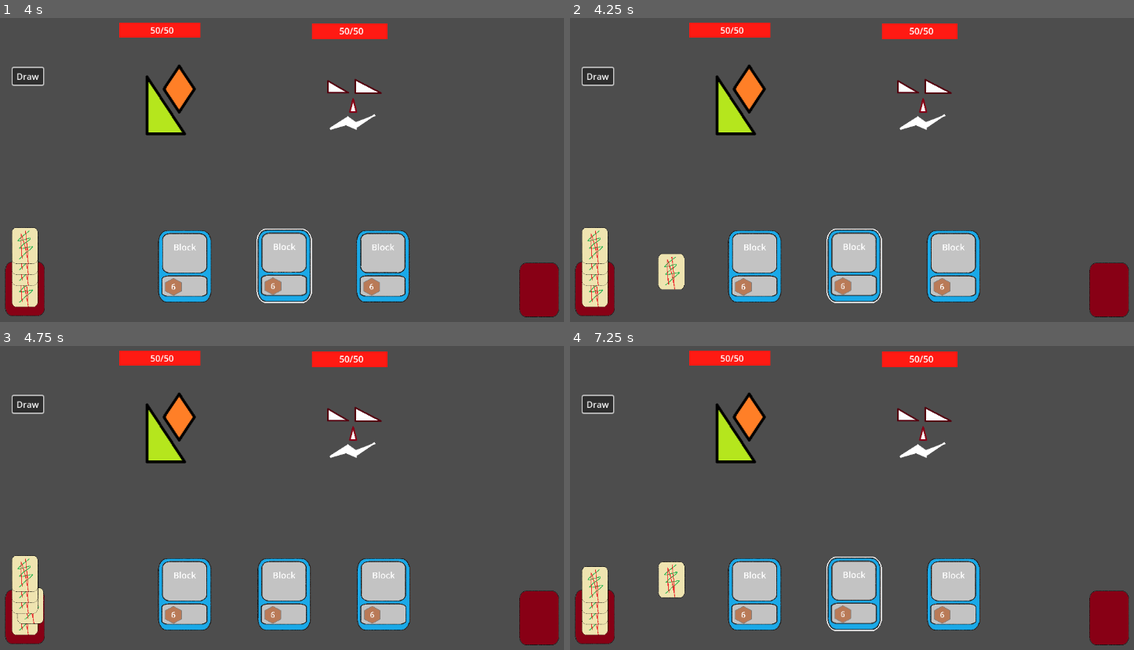
Above: before the commit, frames 1-4 (two rows, left to right).
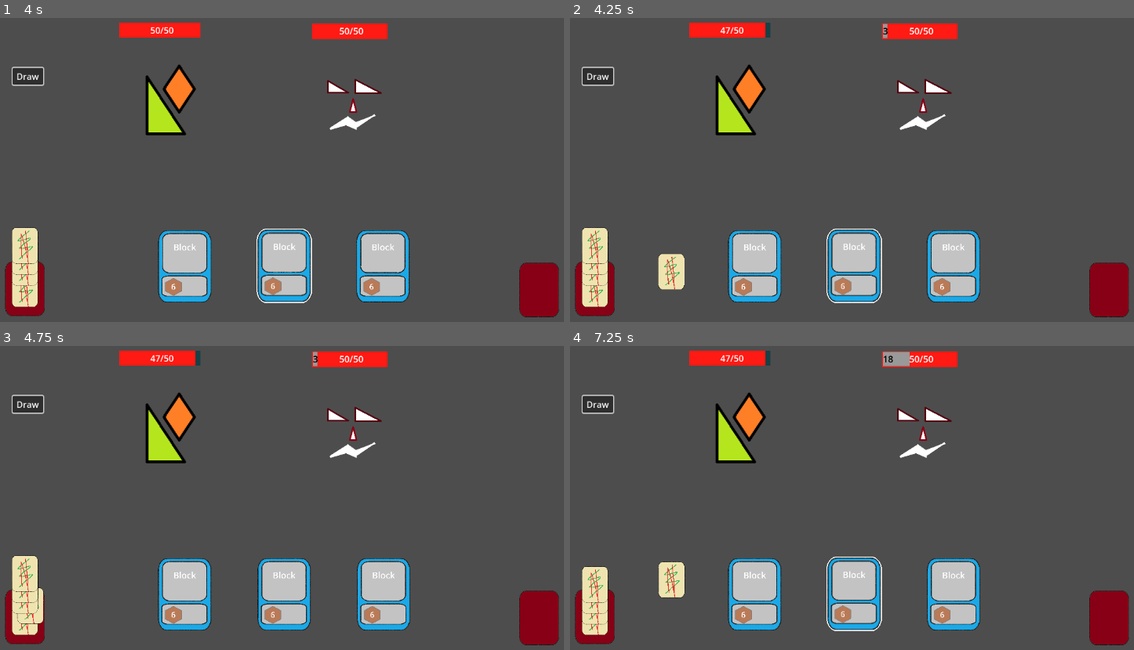
Above: after the commit, the same moments.

Repository: HartThomas/Roguelike-Ideas
Game: Godot game, scene res://main.tscn
Two runs of this game, one before a commit and one after it. Both use one fixed random seed, a clock stepped at 60 frames per second and the inputs below.
Inputs (mouse positions are in pixels of both pictures, inside the frame that each line leads up to):
- Up to frame 1 (4 s): tap Enter at 0.5 s; drag from (293, 112) to (344, 97) at 0.52 s; click "Draw" at 1.25 s; click "Draw" at 2 s; click "Draw" at 2.75 s; drag from (22, 288) to (282, 267) at 3.52 s
- Up to frame 2 (4.25 s): no input
- Up to frame 3 (4.75 s): move the mouse to (101, 598) at 4.27 s; click (101, 598) at 4.42 s
- Up to frame 4 (7.25 s): drag from (592, 595) to (953, 595) at 5.02 s; drag from (699, 583) to (953, 595) at 5.77 s; drag from (592, 574) to (852, 595) at 6.52 s

Frame 1 is identical in both runs. In frame 2, 0.1% of the frame differs, in the area x 26-57%, y 1-7%; in frame 3, 0.1%; in frame 4, 0.3%, in the area x 26-61%, y 1-7%.

Commit message:
Add enemy action and enemy resource

Diff:
--- a/battle.gd
+++ b/battle.gd
@@ -4,10 +4,13 @@
 var deck : Array = []
 var depleted : Array = []
 signal battle_over
+var enemy : Enemy
 
 # Called when the node enters the scene tree for the first time.
 func _ready() -> void:
 	$Card.queue_free()
+	var new_enemy = load("res://resources/triangle.tres")
+	enemy = new_enemy
 	hide()
 
 # Called every frame. 'delta' is the elapsed time since the previous frame.
@@ -32,6 +35,7 @@
 		clicked.is_dragging = false
 	clickedArray.clear()
 	if not card.in_hand and hand.has(card):
+		print({'attack':card.card_info.attack, 'block':card.card_info.block})
 		edit_enemy_health(card.card_info.attack)
 		edit_player_block(card.card_info.block)
 		depleted.append(card)
@@ -40,6 +44,14 @@
 		arrange_hand_positions()
 		if BattleManager.enemy_health <= 0:
 			battle_over.emit()
+	var enemy_action = enemy.which_action_shall_i_take()
+	print(enemy_action)
+	if enemy_action.has('hit'):
+		edit_player_health(enemy_action.get('hit'))
+	if enemy_action.has('heal'):
+		edit_enemy_health(-enemy_action.get('heal'))
+	if enemy_action.has('block'):
+		edit_enemy_block(enemy_action.get('block'))
 
 func _on_draw_button_down() -> void:
 	if deck.size() == 0:
@@ -148,27 +160,42 @@
 
 func edit_player_health(amount) -> void:
 	if BattleManager.player_block > 0:
-		amount -= BattleManager.player_block
-		BattleManager.player_block = 0
+		if BattleManager.player_block >= amount:
+			BattleManager.player_block -= amount
+			amount = 0
+		else:
+			amount -= BattleManager.player_block
+			BattleManager.player_block = 0
+
 		$Player/BlockBar.value = BattleManager.player_block
 		if BattleManager.player_block == 0:
 			$Player/BlockBar/BlockLabel.text = ''
 		else:
 			$Player/BlockBar/BlockLabel.text = str(BattleManager.player_block)
-	BattleManager.player_health -= amount
+	if BattleManager.player_health - amount > BattleManager.player_max_health:
+		BattleManager.player_health = BattleManager.player_max_health
+	else:
+		BattleManager.player_health -= amount
 	$Player/HealthBar.value = BattleManager.player_health
 	$Player/HealthBar/HealthLabel.text = str(BattleManager.player_health) + '/' + str(BattleManager.player_max_health)
 
 func edit_enemy_health(amount) -> void:
 	if BattleManager.enemy_block > 0:
-		amount -= BattleManager.enemy_block
-		BattleManager.enemy_block = 0
+		if BattleManager.enemy_block >= amount:
+			BattleManager.enemy_block -= amount
+			amount = 0
+		else:
+			amount -= BattleManager.enemy_block
+			BattleManager.enemy_block = 0
 		$Enemy/BlockBar.value = BattleManager.enemy_block
 		if BattleManager.enemy_block == 0:
 			$Enemy/BlockBar/BlockLabel.text = ''
 		else:
 			$Enemy/BlockBar/BlockLabel.text = str(BattleManager.enemy_block)
-	BattleManager.enemy_health -= amount
+	if BattleManager.enemy_health - amount > BattleManager.enemy_max_health:
+		BattleManager.enemy_health = BattleManager.enemy_max_health
+	else:
+		BattleManager.enemy_health -= amount
 	$Enemy/HealthBar.value = BattleManager.enemy_health
 	$Enemy/HealthBar/Label.text = str(BattleManager.enemy_health) + '/' + str(BattleManager.enemy_max_health)
 
--- a/battle.tscn
+++ b/battle.tscn
@@ -81,6 +81,7 @@
 offset_bottom = -130.0
 theme_override_styles/background = SubResource("StyleBoxFlat_vrubk")
 theme_override_styles/fill = SubResource("StyleBoxFlat_1wdht")
+max_value = 50.0
 value = 20.0
 show_percentage = false
 
@@ -108,6 +109,7 @@
 show_percentage = false
 
 [node name="Label" type="Label" parent="Enemy/HealthBar"]
+z_index = 1
 layout_mode = 0
 offset_left = 89.8615
 offset_top = 3.65809
@@ -117,12 +119,14 @@
 text = "50/50"
 
 [node name="BlockBar" type="ProgressBar" parent="Enemy"]
+z_index = 1
 offset_left = -137.0
 offset_top = -274.0
 offset_right = 108.0
 offset_bottom = -227.0
 theme_override_styles/background = SubResource("StyleBoxFlat_vrubk")
 theme_override_styles/fill = SubResource("StyleBoxFlat_1wdht")
+max_value = 50.0
 value = 20.0
 show_percentage = false
 
@@ -131,6 +135,8 @@
 offset_right = 87.0
 offset_bottom = 47.0
 theme_override_colors/font_color = Color(0, 0, 0, 1)
+theme_override_font_sizes/font_size = 30
+vertical_alignment = 1
 
 [connection signal="area_entered" from="Hand" to="." method="_on_hand_area_entered"]
 [connection signal="area_exited" from="Hand" to="." method="_on_hand_area_exited"]
--- /dev/null
+++ b/classnames/enemy.gd
@@ -0,0 +1,10 @@
+extends Resource
+class_name Enemy
+
+@export var hit = 3
+@export var block = 3
+@export var heal = 3
+@export var possible_actions : Array = [{'hit':hit}, {'block':block}, {'heal':heal}]
+
+func which_action_shall_i_take() -> Dictionary:
+	return  possible_actions.pick_random()
--- /dev/null
+++ b/resources/triangle.tres
@@ -0,0 +1,10 @@
+[gd_resource type="Resource" script_class="Enemy" load_steps=2 format=3 uid="uid://dkg4xkvbtva68"]
+
+[ext_resource type="Script" path="res://classnames/enemy.gd" id="1_vuao3"]
+
+[resource]
+script = ExtResource("1_vuao3")
+hit = 3
+block = 3
+heal = 3
+possible_actions = null
